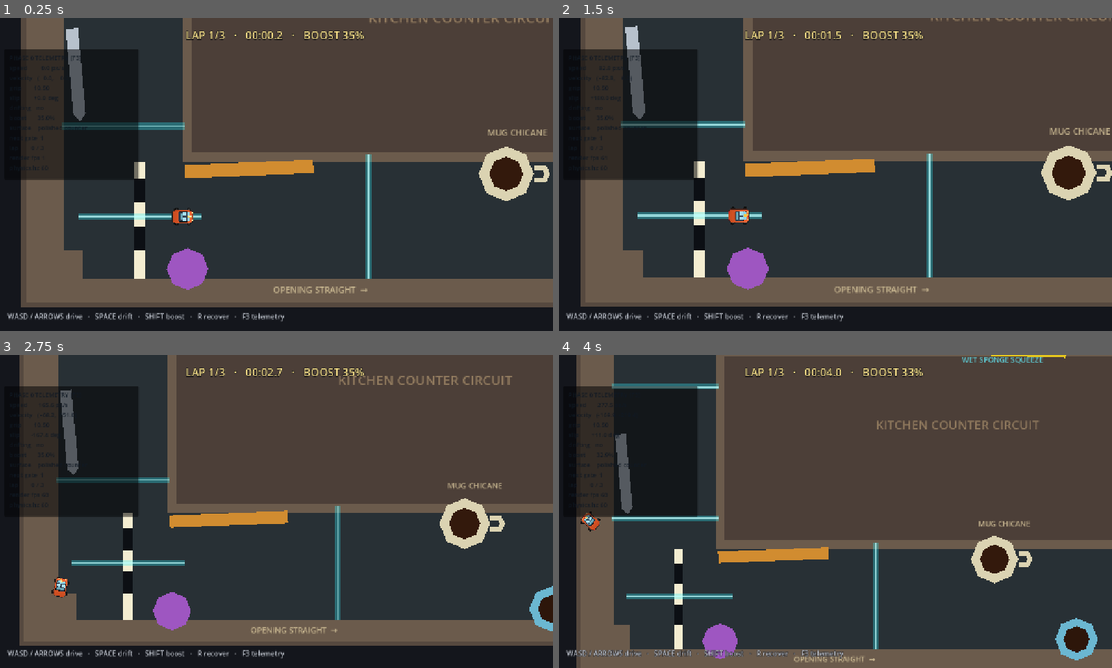
Above: before the commit, frames 1-4 (two rows, left to right).
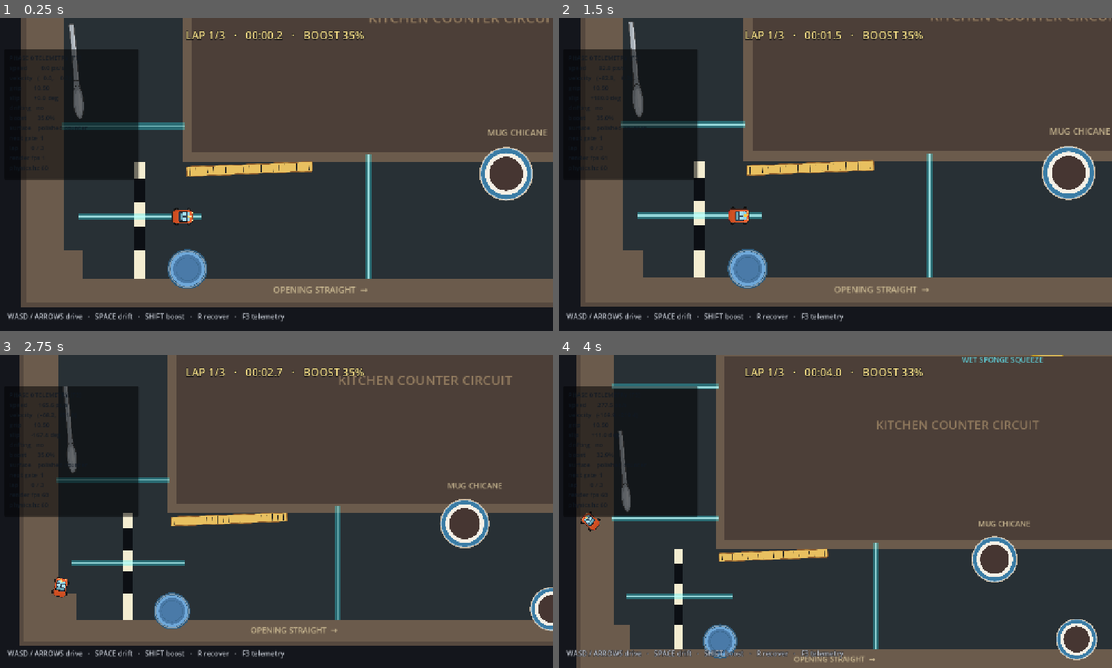
Above: after the commit, the same moments.

Repository: jfrader/pocket-circuit
Game: Godot game, scene res://scenes/race/prototype_race.tscn
Same seed, same stepped clock (60 frames per second), same inputs: the game is played once before the commit and once after it.
Inputs:
- Up to frame 1 (0.25 s): no input
- Up to frame 2 (1.5 s): tap Enter at 0.5 s; hold D (steer_right) 0.53-1.28 s; hold Shift (boost) 0.53-1.28 s; hold S (brake) from 1.28 s (still down); tap Shift (boost) at 1.35 s
- Up to frame 3 (2.75 s): release S (brake) at 2.03 s; hold D (steer_right) from 2.03 s (still down); hold Shift (boost) from 2.03 s (still down)
- Up to frame 4 (4 s): release D (steer_right) at 2.78 s; release Shift (boost) at 2.78 s; hold W (accelerate) 2.78-3.53 s; tap Shift (boost) at 2.85 s; hold A (steer_left) from 3.53 s (still down); hold Shift (boost) from 3.53 s (still down)

The runs differ from the first frame. In frame 1, 3.5% of the frame differs, in the area x 11-100%, y 1-87%; in frame 2, 3.6%; in frame 3, 3.4%; in frame 4, 3.4%.

Commit message:
Phase 0: styled kitchen prop textures (grok asset, GURI-117)
Grok-generated 9 SVG->PNG prop textures (mug, cereal box, sponge,
fork, ruler, apple, lime, cup, spoon) attached as Sprite2D children
sized to collision shapes; graybox polygons hidden. Original stylized
toy look per spec §55 / §109.

Diff:
--- a/scenes/tracks/kitchen_graybox.tscn
+++ b/scenes/tracks/kitchen_graybox.tscn
@@ -1,6 +1,15 @@
 [gd_scene format=3 uid="uid://drf85t6nfrbhm"]
 
 [ext_resource type="PackedScene" uid="uid://htjroyo22kqr" path="res://scenes/race/checkpoint.tscn" id="1_nkdn3"]
+[ext_resource type="Texture2D" uid="uid://bkxf41677oucq" path="res://assets/textures/mug.png" id="1_ryv4o"]
+[ext_resource type="Texture2D" uid="uid://ccy5pugt3q5xc" path="res://assets/textures/cereal_box.png" id="2_jetk0"]
+[ext_resource type="Texture2D" uid="uid://cfiwkw0p2cw7q" path="res://assets/textures/sponge.png" id="3_riwtw"]
+[ext_resource type="Texture2D" uid="uid://6nd6u7juntqi" path="res://assets/textures/fork.png" id="4_ksiel"]
+[ext_resource type="Texture2D" uid="uid://b5pjcrh173hl0" path="res://assets/textures/ruler.png" id="5_yqbdy"]
+[ext_resource type="Texture2D" uid="uid://cf1e6l8l4fvvo" path="res://assets/textures/apple.png" id="6_i5pq5"]
+[ext_resource type="Texture2D" uid="uid://bx2m0hkbl77bo" path="res://assets/textures/lime.png" id="7_a4r5k"]
+[ext_resource type="Texture2D" uid="uid://cu75n522638fx" path="res://assets/textures/cup.png" id="8_vvowj"]
+[ext_resource type="Texture2D" uid="uid://cu4guj2coxvyr" path="res://assets/textures/spoon.png" id="9_hqlae"]
 
 [sub_resource type="RectangleShape2D" id="RectangleShape2D_xb7yb"]
 size = Vector2(2000, 50)
@@ -151,19 +160,26 @@
 shape = SubResource("CircleShape2D_xb7yb")
 
 [node name="Visual" type="Polygon2D" parent="MugA" unique_id=77808704]
+visible = false
 color = Color(0.86, 0.83, 0.7, 1)
 polygon = PackedVector2Array(58, 0, 41, 41, 0, 58, -41, 41, -58, 0, -41, -41, 0, -58, 41, -41)
 
 [node name="Coffee" type="Polygon2D" parent="MugA" unique_id=2108931677]
+visible = false
 scale = Vector2(0.62, 0.62)
 color = Color(0.2, 0.1, 0.05, 1)
 polygon = PackedVector2Array(58, 0, 41, 41, 0, 58, -41, 41, -58, 0, -41, -41, 0, -58, 41, -41)
 
 [node name="Handle" type="Polygon2D" parent="MugA" unique_id=1178027435]
+visible = false
 position = Vector2(58, 0)
 color = Color(0.86, 0.83, 0.7, 1)
 polygon = PackedVector2Array(0, -18, 26, -18, 34, 0, 26, 18, 0, 18, 0, 8, 18, 8, 22, 0, 18, -8, 0, -8)
 
+[node name="Sprite" type="Sprite2D" parent="MugA" unique_id=1643243559]
+scale = Vector2(0.1812, 0.1812)
+texture = ExtResource("1_ryv4o")
+
 [node name="MugB" type="StaticBody2D" parent="." unique_id=662062190]
 position = Vector2(270, 465)
 collision_layer = 2
@@ -172,14 +188,20 @@
 shape = SubResource("CircleShape2D_nkdn3")
 
 [node name="Visual" type="Polygon2D" parent="MugB" unique_id=1619923494]
+visible = false
 color = Color(0.42, 0.72, 0.82, 1)
 polygon = PackedVector2Array(52, 0, 37, 37, 0, 52, -37, 37, -52, 0, -37, -37, 0, -52, 37, -37)
 
 [node name="Coffee" type="Polygon2D" parent="MugB" unique_id=1542762222]
+visible = false
 scale = Vector2(0.62, 0.62)
 color = Color(0.18, 0.09, 0.04, 1)
 polygon = PackedVector2Array(52, 0, 37, 37, 0, 52, -37, 37, -52, 0, -37, -37, 0, -52, 37, -37)
 
+[node name="Sprite" type="Sprite2D" parent="MugB" unique_id=1801211312]
+scale = Vector2(0.1625, 0.1625)
+texture = ExtResource("1_ryv4o")
+
 [node name="CerealA" type="StaticBody2D" parent="." unique_id=2016329342]
 position = Vector2(650, 80)
 rotation = -0.12
@@ -189,12 +211,18 @@
 shape = SubResource("RectangleShape2D_riwtw")
 
 [node name="Visual" type="Polygon2D" parent="CerealA" unique_id=380760329]
+visible = false
 color = Color(0.94, 0.61, 0.12, 1)
 polygon = PackedVector2Array(-50, -85, 50, -85, 50, 85, -50, 85)
 
 [node name="Stripe" type="Polygon2D" parent="CerealA" unique_id=101544803]
+visible = false
 color = Color(0.85, 0.16, 0.12, 1)
 polygon = PackedVector2Array(-50, -20, 50, -20, 50, 20, -50, 20)
+
+[node name="Sprite" type="Sprite2D" parent="CerealA" unique_id=119680074]
+scale = Vector2(0.1818, 0.2)
+texture = ExtResource("2_jetk0")
 
 [node name="CerealB" type="StaticBody2D" parent="." unique_id=428535964]
 position = Vector2(850, -120)
@@ -205,12 +233,18 @@
 shape = SubResource("RectangleShape2D_ksiel")
 
 [node name="Visual" type="Polygon2D" parent="CerealB" unique_id=703072227]
+visible = false
 color = Color(0.58, 0.76, 0.24, 1)
 polygon = PackedVector2Array(-48, -75, 48, -75, 48, 75, -48, 75)
 
 [node name="Stripe" type="Polygon2D" parent="CerealB" unique_id=641780288]
+visible = false
 color = Color(0.13, 0.4, 0.18, 1)
 polygon = PackedVector2Array(-48, -15, 48, -15, 48, 18, -48, 18)
+
+[node name="Sprite" type="Sprite2D" parent="CerealB" unique_id=1005593625]
+scale = Vector2(0.1745, 0.1765)
+texture = ExtResource("2_jetk0")
 
 [node name="Sponge" type="StaticBody2D" parent="." unique_id=1447204972]
 position = Vector2(120, -265)
@@ -221,14 +255,20 @@
 shape = SubResource("RectangleShape2D_yqbdy")
 
 [node name="Visual" type="Polygon2D" parent="Sponge" unique_id=1210836880]
+visible = false
 color = Color(0.9, 0.78, 0.12, 1)
 polygon = PackedVector2Array(-125, -40, 125, -40, 125, 40, -125, 40)
 
 [node name="Scrub" type="Polygon2D" parent="Sponge" unique_id=636969219]
+visible = false
 position = Vector2(0, -25)
 color = Color(0.2, 0.62, 0.26, 1)
 polygon = PackedVector2Array(-120, -13, 120, -13, 120, 13, -120, 13)
 
+[node name="Sprite" type="Sprite2D" parent="Sponge" unique_id=1766786563]
+scale = Vector2(0.2, 0.2)
+texture = ExtResource("3_riwtw")
+
 [node name="Fork" type="StaticBody2D" parent="." unique_id=5407409]
 position = Vector2(-210, -458)
 rotation = 0.08
@@ -238,8 +278,13 @@
 shape = SubResource("RectangleShape2D_i5pq5")
 
 [node name="Visual" type="Polygon2D" parent="Fork" unique_id=1376793992]
+visible = false
 color = Color(0.7, 0.75, 0.78, 1)
 polygon = PackedVector2Array(-110, -12, 110, -12, 110, 12, -110, 12)
+
+[node name="Sprite" type="Sprite2D" parent="Fork" unique_id=774088210]
+scale = Vector2(0.2, 0.2)
+texture = ExtResource("4_ksiel")
 
 [node name="Ruler" type="StaticBody2D" parent="." unique_id=1168667608]
 position = Vector2(-470, 260)
@@ -250,9 +295,14 @@
 shape = SubResource("RectangleShape2D_a4r5k")
 
 [node name="Visual" type="Polygon2D" parent="Ruler" unique_id=1986988379]
+visible = false
 color = Color(0.82, 0.55, 0.19, 1)
 polygon = PackedVector2Array(-135, -14, 135, -14, 135, 14, -135, 14)
 
+[node name="Sprite" type="Sprite2D" parent="Ruler" unique_id=1860055722]
+scale = Vector2(0.2, 0.2)
+texture = ExtResource("5_yqbdy")
+
 [node name="Apple" type="StaticBody2D" parent="." unique_id=956209412]
 position = Vector2(-620, -300)
 collision_layer = 2
@@ -261,9 +311,14 @@
 shape = SubResource("CircleShape2D_ryv4o")
 
 [node name="Visual" type="Polygon2D" parent="Apple" unique_id=418767549]
+visible = false
 color = Color(0.78, 0.12, 0.1, 1)
 polygon = PackedVector2Array(45, 0, 32, 32, 0, 45, -32, 32, -45, 0, -32, -32, 0, -45, 32, -32)
 
+[node name="Sprite" type="Sprite2D" parent="Apple" unique_id=521520827]
+scale = Vector2(0.2, 0.2)
+texture = ExtResource("6_i5pq5")
+
 [node name="Lime" type="StaticBody2D" parent="." unique_id=517090897]
 position = Vector2(-825, -290)
 collision_layer = 2
@@ -272,9 +327,14 @@
 shape = SubResource("CircleShape2D_jetk0")
 
 [node name="Visual" type="Polygon2D" parent="Lime" unique_id=2109765815]
+visible = false
 color = Color(0.35, 0.72, 0.16, 1)
 polygon = PackedVector2Array(38, 0, 27, 27, 0, 38, -27, 27, -38, 0, -27, -27, 0, -38, 27, -27)
 
+[node name="Sprite" type="Sprite2D" parent="Lime" unique_id=1625956854]
+scale = Vector2(0.2, 0.2)
+texture = ExtResource("7_a4r5k")
+
 [node name="Cup" type="StaticBody2D" parent="." unique_id=338801353]
 position = Vector2(-600, 470)
 collision_layer = 2
@@ -283,8 +343,13 @@
 shape = SubResource("CircleShape2D_riwtw")
 
 [node name="Visual" type="Polygon2D" parent="Cup" unique_id=536555465]
+visible = false
 color = Color(0.62, 0.34, 0.76, 1)
 polygon = PackedVector2Array(44, 0, 31, 31, 0, 44, -31, 31, -44, 0, -31, -31, 0, -44, 31, -31)
+
+[node name="Sprite" type="Sprite2D" parent="Cup" unique_id=2050680914]
+scale = Vector2(0.2, 0.2)
+texture = ExtResource("8_vvowj")
 
 [node name="Spoon" type="StaticBody2D" parent="." unique_id=784697144]
 position = Vector2(-835, 55)
@@ -295,8 +360,13 @@
 shape = SubResource("RectangleShape2D_vvowj")
 
 [node name="Visual" type="Polygon2D" parent="Spoon" unique_id=714833342]
+visible = false
 color = Color(0.72, 0.76, 0.8, 1)
 polygon = PackedVector2Array(-90, -13, 90, -13, 105, 0, 90, 13, -90, 13)
+
+[node name="Sprite" type="Sprite2D" parent="Spoon" unique_id=746705649]
+scale = Vector2(0.2, 0.2)
+texture = ExtResource("9_hqlae")
 
 [node name="Labels" type="Node2D" parent="." unique_id=1231572064]
 
Binary file added: assets/textures/apple.png
Binary file added: assets/textures/cereal_box.png
Binary file added: assets/textures/cup.png
Binary file added: assets/textures/fork.png
Binary file added: assets/textures/lime.png
Binary file added: assets/textures/mug.png
Binary file added: assets/textures/ruler.png
Binary file added: assets/textures/sponge.png
Binary file added: assets/textures/spoon.png
